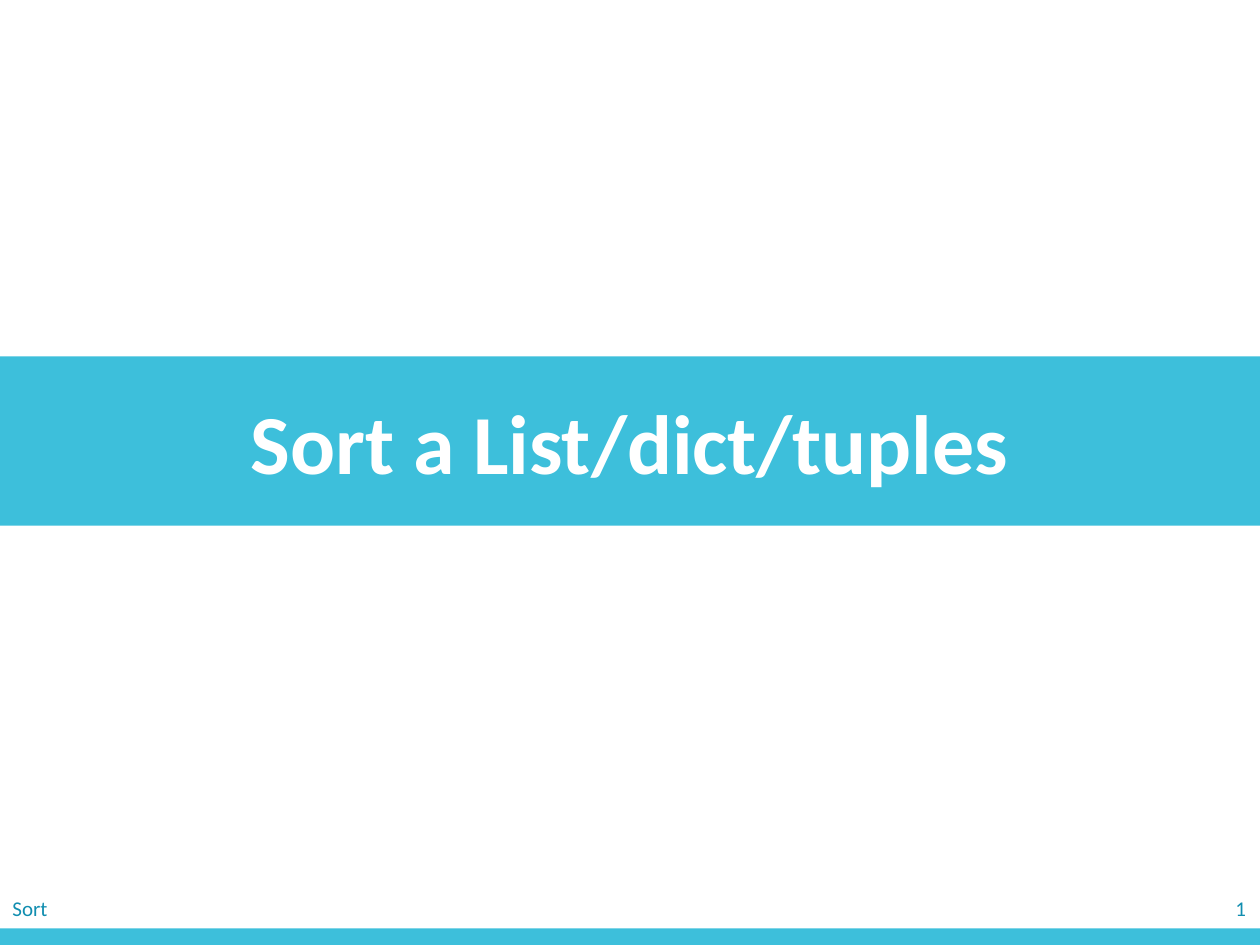
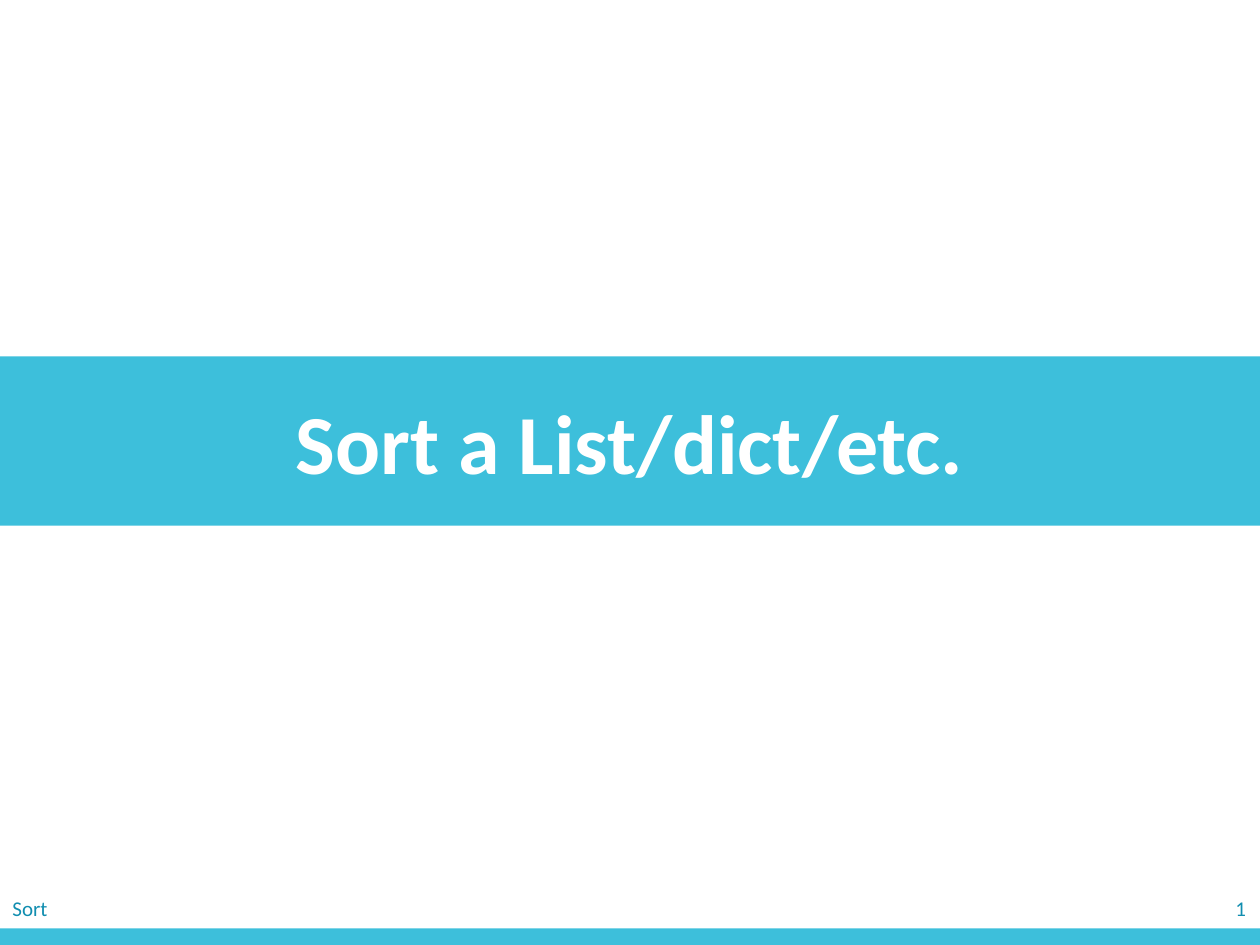
Before and after one commit to zichengliao/zuics101-fa17, a slide deck: slide 10 of lectures/lec12/lec12.pptx. Drawn at 1260x945 pixels with LibreOffice and Linux fonts; fonts in the diff are those of the drawing. Boxes give left, top, right and bottom in pixels: in the first picture for what was removed or moved away, otherwise in the second. Text is boxed around its words. In the diff, an @@ line names an element or a change of style, - is before the commit and + after.

```diff
--- a/lectures/lec12/lec12.pptx
+++ b/lectures/lec12/lec12.pptx
@@ text in rectangle at (296, 415, 964, 478): text changed @@
-Sort a List/dict/tuples
+Sort a List/dict/etc.
```
Also in this commit, not shown: 4 other slides changed.
